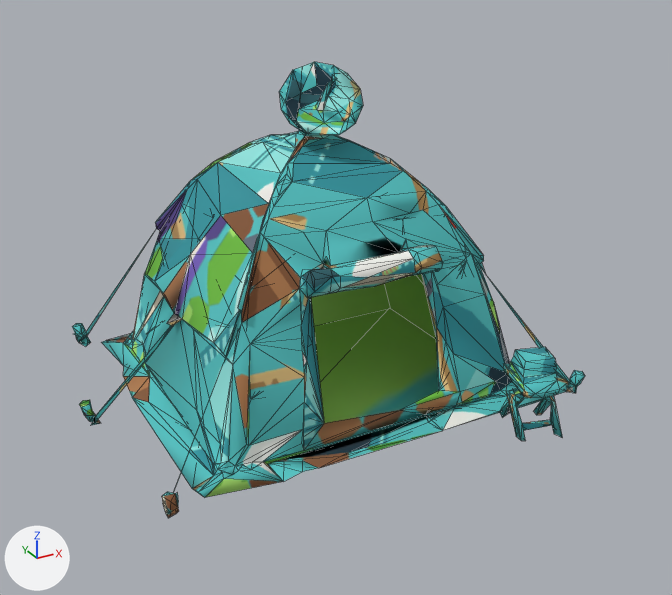
The glTF model web/app/public/lugares/barraca/barraca.gltf: old version first, new version second.
Before and after are seen from a 50 mm lens placed at (-1.56, -3.06, 1.84), pointed at (0.03, -0.17, 0.39). Every picture has the same lights, and +X, +Y and +Z are marked at lower left. The picture after the commit comes second. Mesh edges are drawn as thin lines. Vertices at exactly the same position are counted once.

Names of what the first picture shows: 'barraca'.
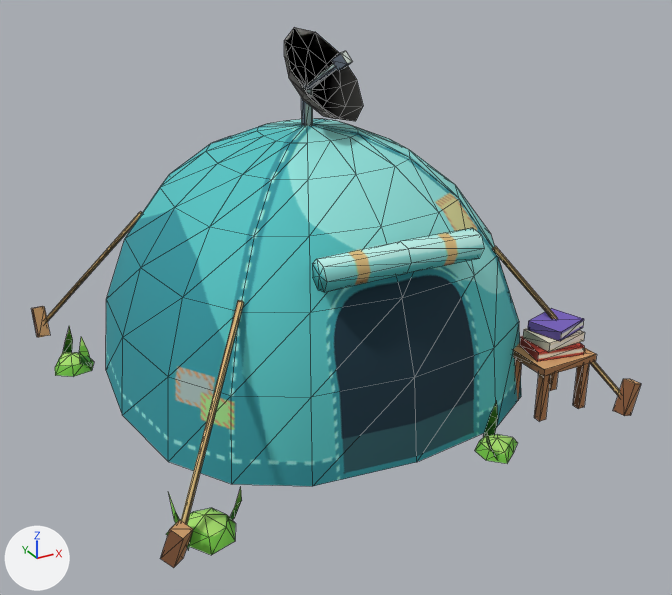
Boxes [x1, y1, x2, y2] around the edits, measured in the pictures (672 x 595 px):
'barraca', reshaped (19% wider, 19% taller): before [72, 62, 585, 518]; after [31, 27, 641, 568]
part 1 of me_barraca, added (orange): after [513, 343, 597, 377]
part 2 of me_barraca, rebuilt (19% narrower, 19% shorter): before [72, 62, 585, 518]; after [106, 119, 521, 486]
part 3 of me_barraca, deleted (green): before [311, 265, 462, 339]
part 4 of me_barraca, built on: before [265, 308, 495, 464]; after [31, 27, 641, 568]

Diff of the bpy script that builds the scene:
```diff
--- a/web/app/public/lugares/barraca/barraca.gltf.py
+++ b/web/app/public/lugares/barraca/barraca.gltf.py
@@ me_barraca @@
 # used by ob_barraca; location = (0.0, 0.0, 0.0)
-me_barraca.from_pydata(...)  # 916 vertices, 1847 faces; spans x -0.95..0.95, y -0.92..0.92, z 0.0..1.27
+me_barraca.from_pydata(...)  # 450 vertices, 653 faces; spans x -0.95..0.95, y -0.95..0.95, z 0.0..1.39
+# me_barraca part 1: a new loose piece, a box spanning x 0.535..0.785, y -0.81..-0.59, z 0.22..0.25, in mat_barraca (picture img_barraca_cor)
+# me_barraca part 2: the loose piece of 904 vertices spanning x -0.95..0.95, y -0.92..0.92, z 0.0..1.27 is rebuilt with 97 vertices and now spans x -0.8..0.8, y -0.8..0.8, z 0.02..1.04
+# me_barraca part 3: the loose piece of 8 vertices spanning x -0.32..0.57, y -0.56..0.3, z 0.05..0.56 is deleted
+# me_barraca part 4: 4 vertices removed from x -0.59..0.59, y -0.59..0.32, z 0.04; 345 vertices added at x -0.95..0.95, y -0.95..0.95, z 0.0..1.39
 me_barraca.materials.append(mat_barraca)
```
